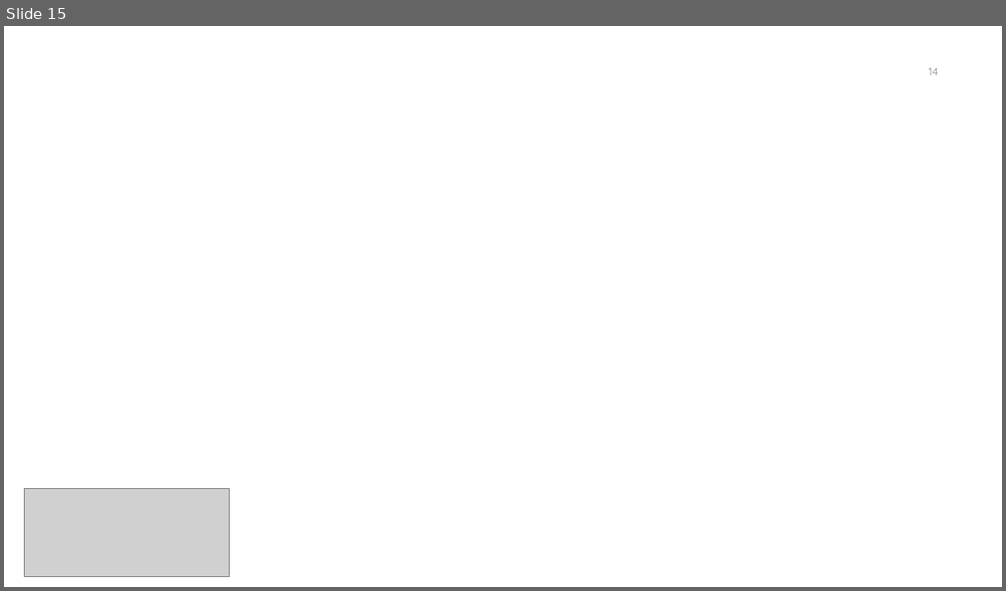
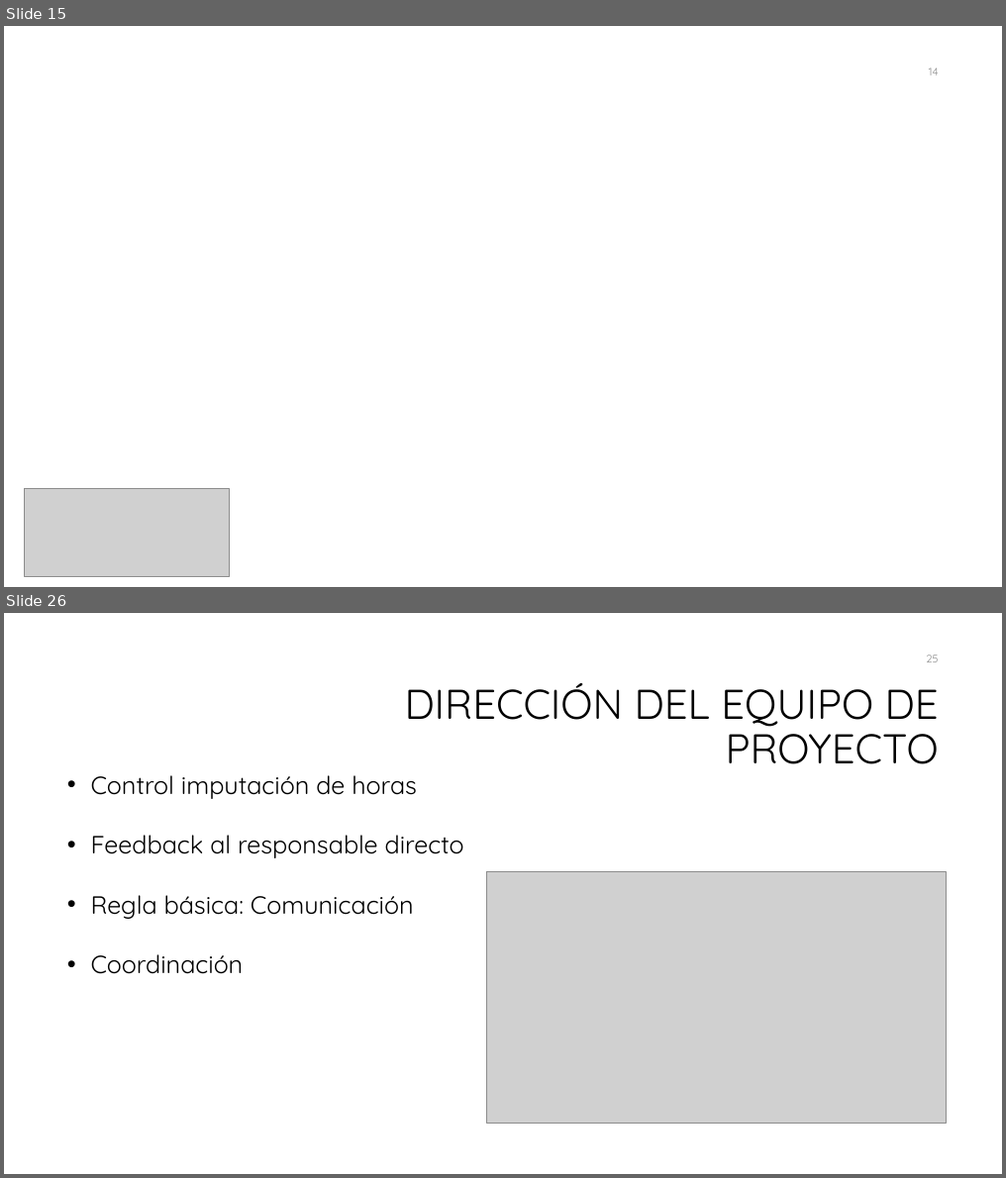
Before and after one commit to galledohm/Gestion_Proyectos, a slide deck: Documentos_generados/3. Gestion de Calidad y RRHH/Presentación3.pptx. Shown one above the other, each under a label of ours: slide 15 before the commit, slides 15 and 26 after it; the slides between them are not shown. The pictures are 1006x591 and 1006x1178 pixels, drawn with LibreOffice and Linux fonts; fonts in the diff are those of the drawing; grey boxes stand for pictures; background and template pictures are left out. Boxes give left, top, right and bottom in pixels: in the first picture for what was removed or moved away, otherwise in the second. Text is boxed around its words. In the diff, an @@ line names an element or a change of style, - is before the commit and + after.

```diff
--- a/Documentos_generados/3. Gestion de Calidad y RRHH/Presentación3.pptx
+++ b/Documentos_generados/3. Gestion de Calidad y RRHH/Presentación3.pptx
@@ slide 26 added at (4, 613, 1002, 1174), background #FFFFFF @@
@@ page number added at (926, 655, 938, 663), 10.5 pt, text #8C8C8C @@
+25
@@ title added at (405, 683, 939, 764), 40 pt, text #000000 @@
+DIRECCIÓN DEL EQUIPO DE PROYECTO
@@ text added at (91, 775, 464, 974), 24 pt, text #000000 @@
+• Control imputación de horas
+• Feedback al responsable directo
+• Regla básica: Comunicación
+• Coordinación
@@ picture added at (486, 871, 945, 1123) @@
```
Also in this commit, not shown: 1 slide changed, 10 other slides added, 1 other file.
